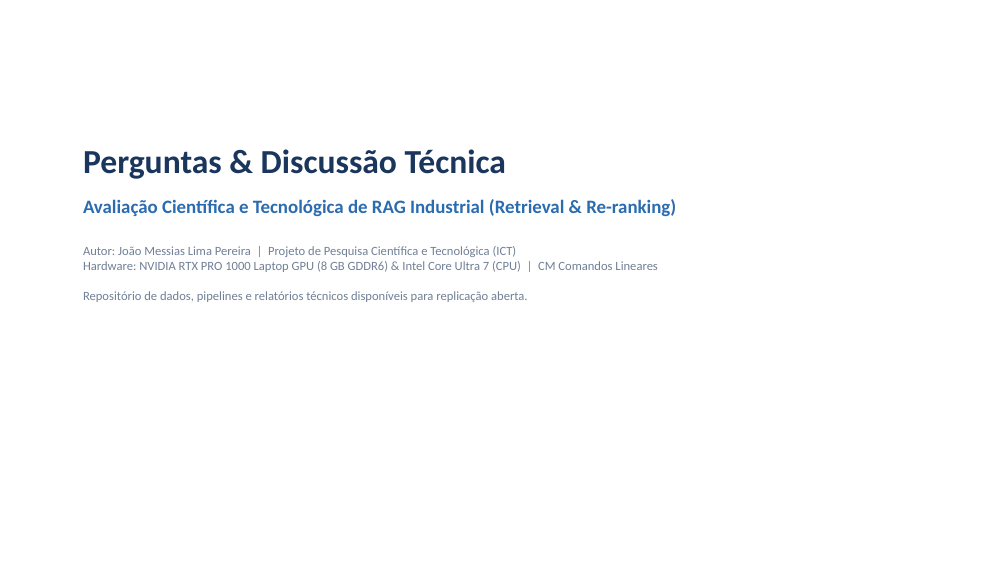
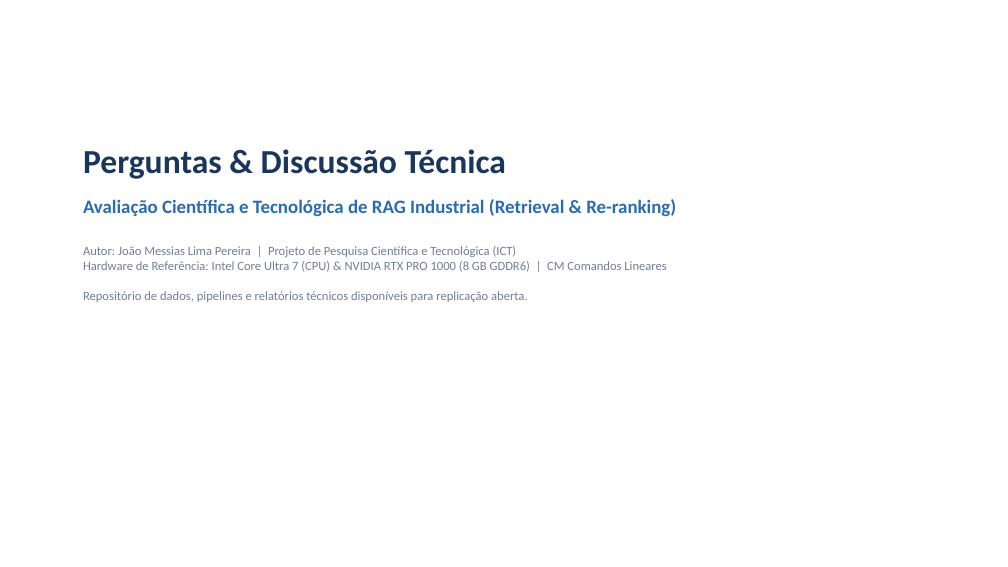
Before and after one commit to joaorura/rag_eval, a slide deck: slide 12 of docs/apresentacao_pesquisa_reuniao.pptx. Drawn at 1008x567 pixels with LibreOffice and Linux fonts; fonts in the diff are those of the drawing. Boxes give left, top, right and bottom in pixels: in the first picture for what was removed or moved away, otherwise in the second. Text is boxed around its words. In the diff, an @@ line names an element or a change of style, - is before the commit and + after.

```diff
--- a/docs/apresentacao_pesquisa_reuniao.pptx
+++ b/docs/apresentacao_pesquisa_reuniao.pptx
@@ text at box(83, 246, 666, 302): text changed @@
-Autor: João Messias Lima Pereira | Projeto de Pesquisa Científica e Tecnológica (ICT)
-Hardware: NVIDIA RTX PRO 1000 Laptop GPU (8 GB GDDR6) & Intel Core Ultra 7 (CPU) | CM Comandos Lineares
-Repositório de dados, pipelines e relatórios técnicos disponíveis para replicação aberta.
+Autor: João Messias Lima Pereira | Projeto de Pesquisa Científica e Tecnológica (ICT)
+Hardware de Referência: Intel Core Ultra 7 (CPU) & NVIDIA RTX PRO 1000 (8 GB GDDR6) | CM Comandos Lineares
+Repositório de dados, pipelines e relatórios técnicos disponíveis para replicação aberta.
```
Also in this commit, not shown: 10 other slides changed, 9 other files.
